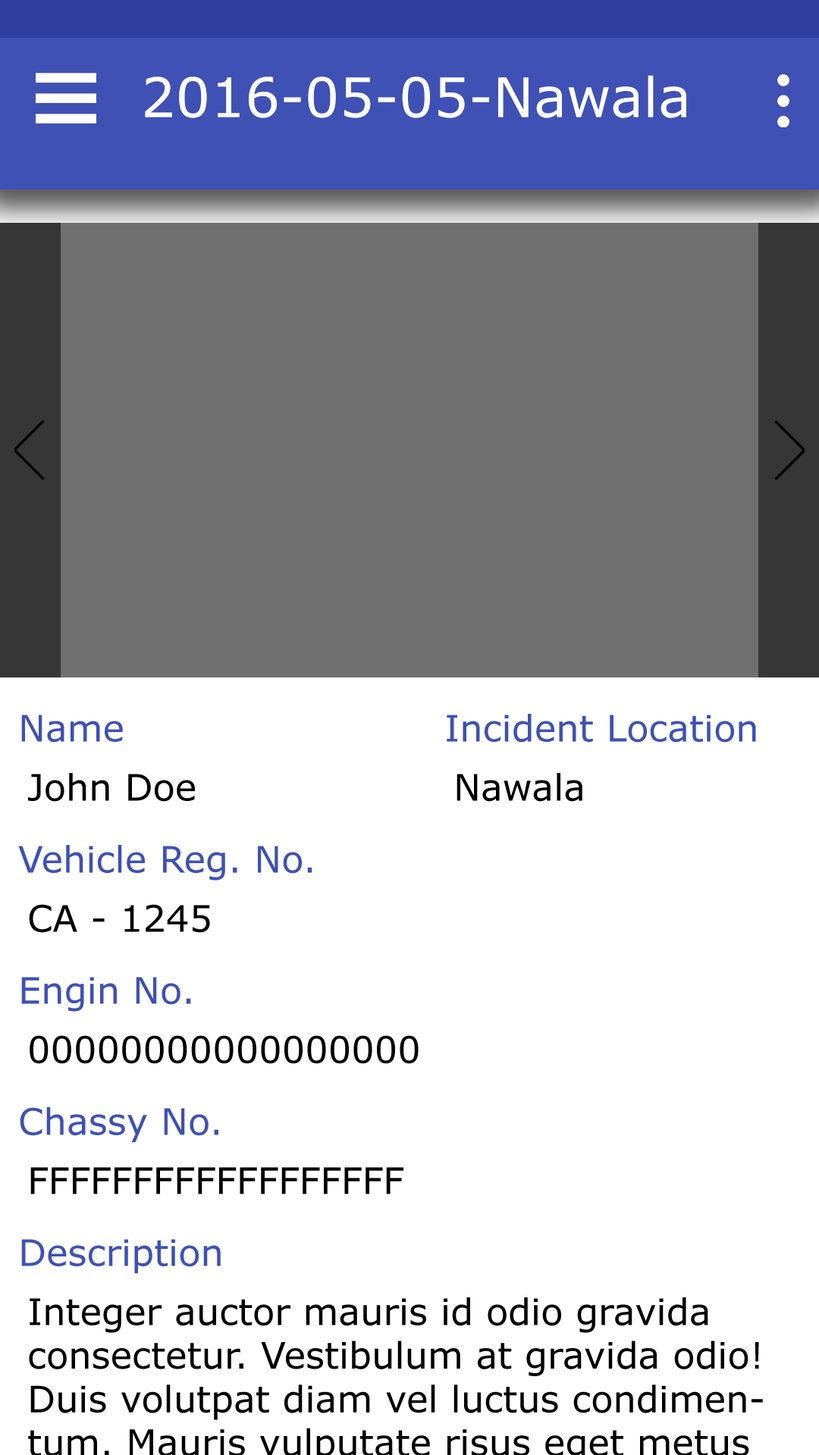
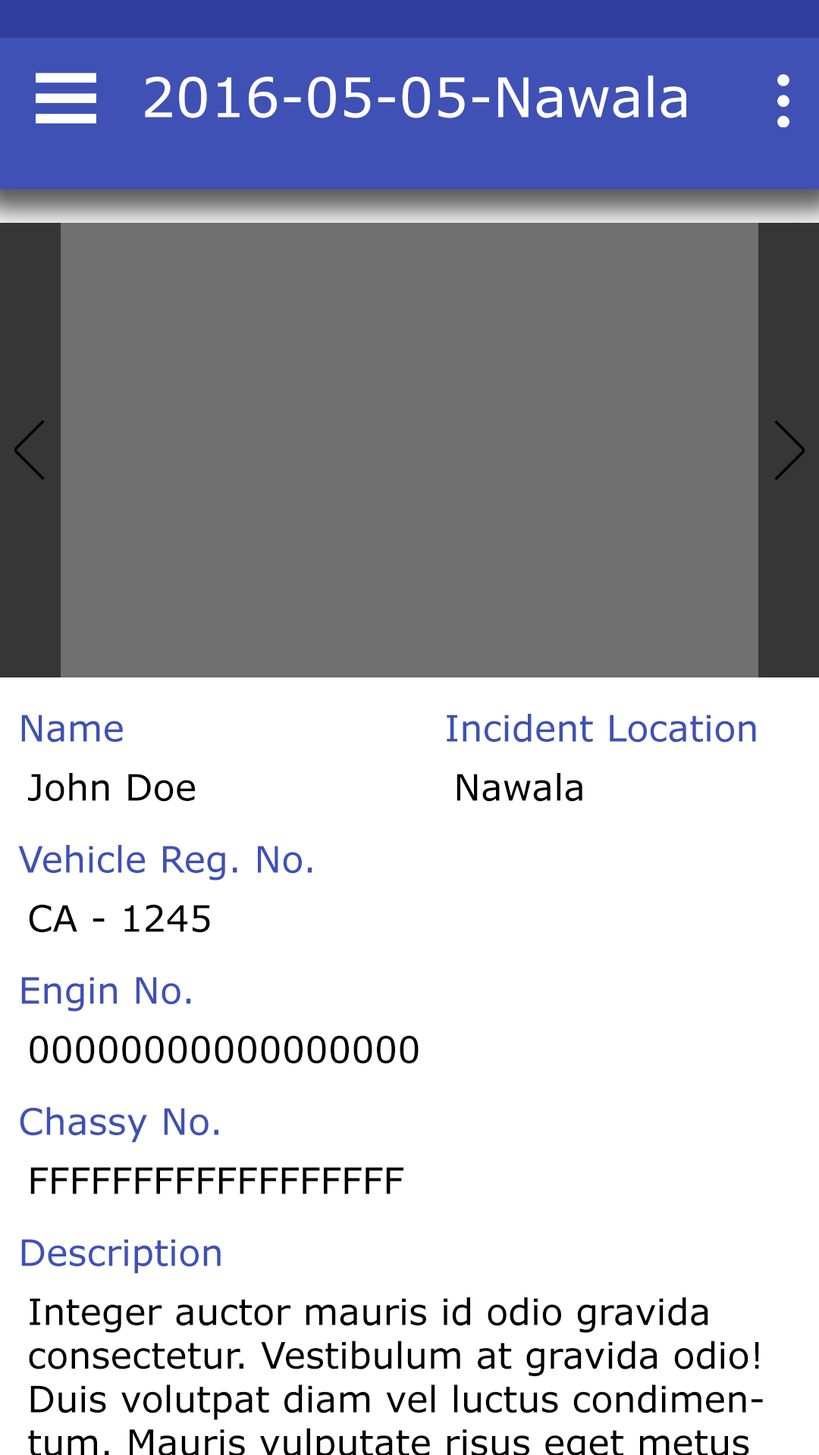
Revision of a layered 819x1455 image; what changed, layer by layer:
added layer "Layer 2" in group "Artboard 1" over (18, 714, 763, 1455)
